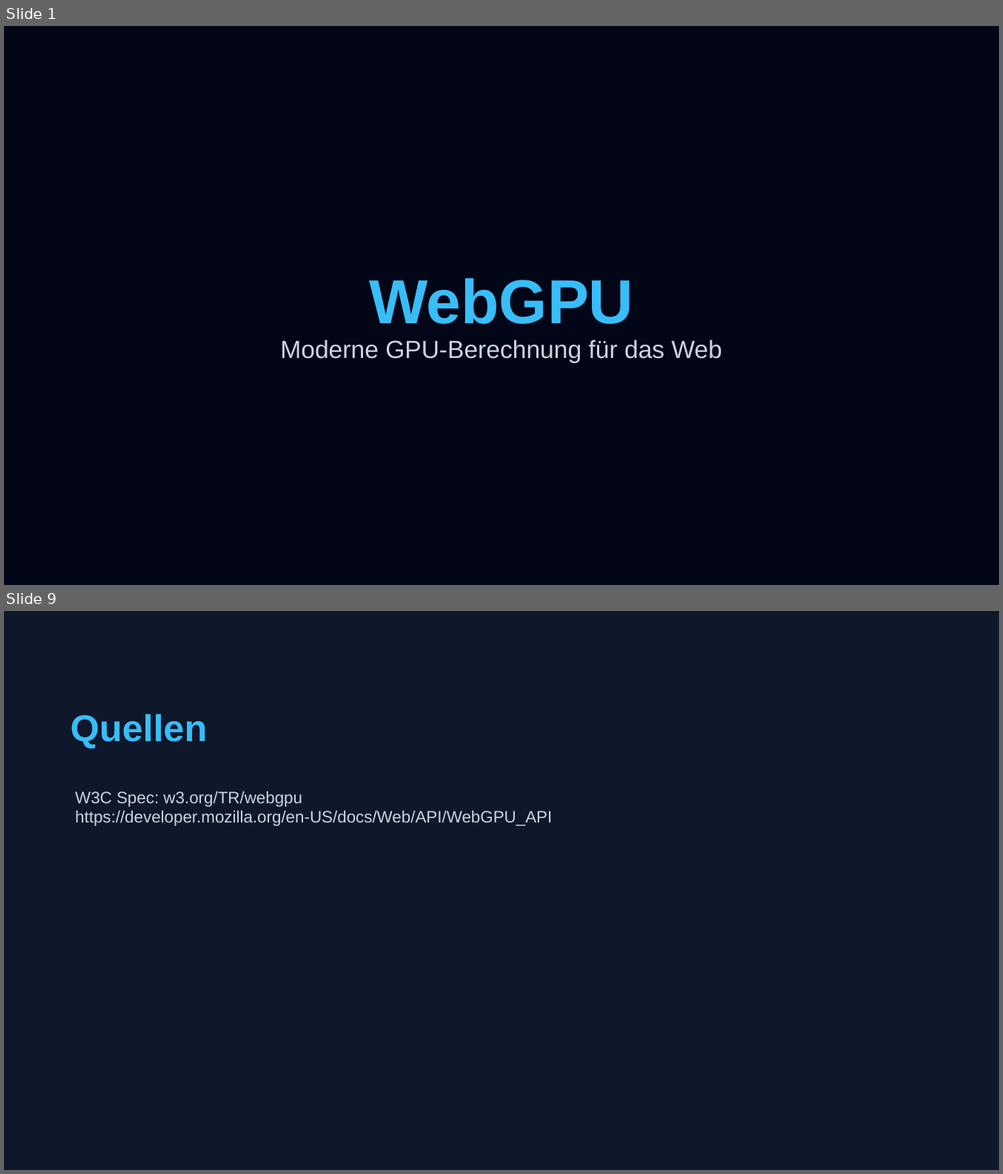
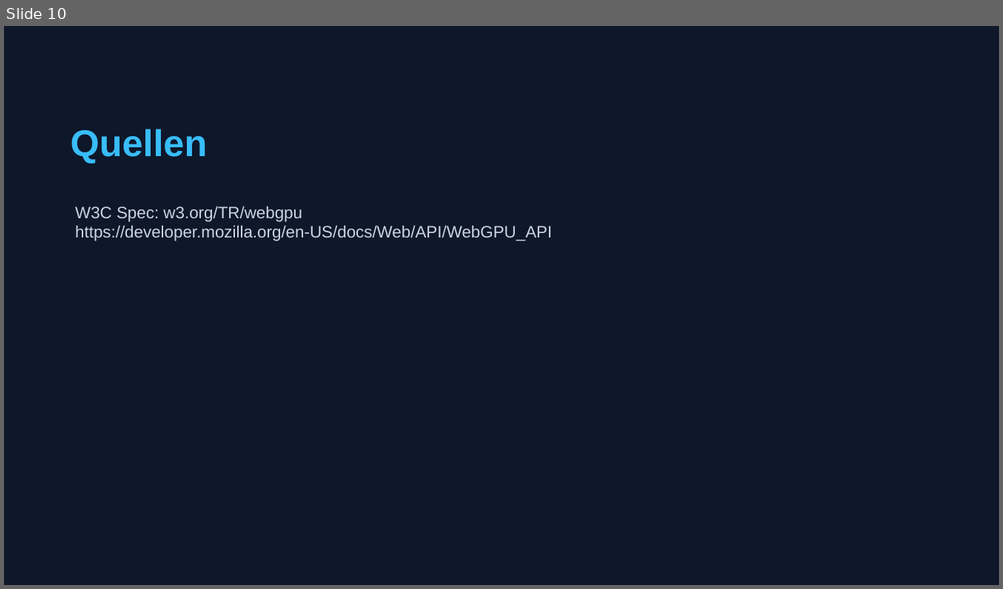
Before and after one commit to traum3rei/concepts-of-go, a slide deck: Zwischenpräsentation/WebGPU Technischer Überblick.pptx. Shown one above the other, each under a label of ours: slides 1 and 9 before the commit, slide 10 after it; the slides between them are not shown. The pictures are 1003x1174 and 1003x589 pixels, drawn with LibreOffice and Linux fonts; fonts in the diff are those of the drawing. Boxes give left, top, right and bottom in pixels: in the first picture for what was removed or moved away, otherwise in the second. Text is boxed around its words. In the diff, an @@ line names an element or a change of style, - is before the commit and + after.

```diff
--- a/Zwischenpräsentation/WebGPU Technischer Überblick.pptx
+++ b/Zwischenpräsentation/WebGPU Technischer Überblick.pptx
@@ slide 1 removed at bbox=[4, 26, 999, 585], background #020617 @@
@@ text removed at bbox=[369, 278, 634, 324] @@
-WebGPU
@@ text removed at bbox=[280, 340, 722, 363] @@
-Moderne GPU-Berechnung für das Web
@@ what was slide 9 is now slide 10 @@
```
Also in this commit, not shown: 7 slides changed, 2 slides added, 3 other files.
